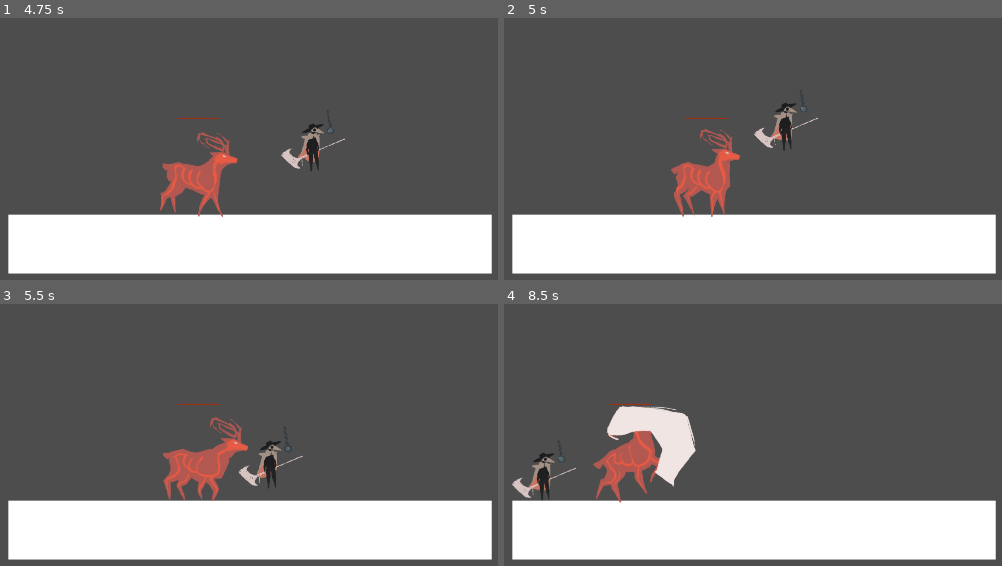
Above: before the commit, frames 1-4 (two rows, left to right).
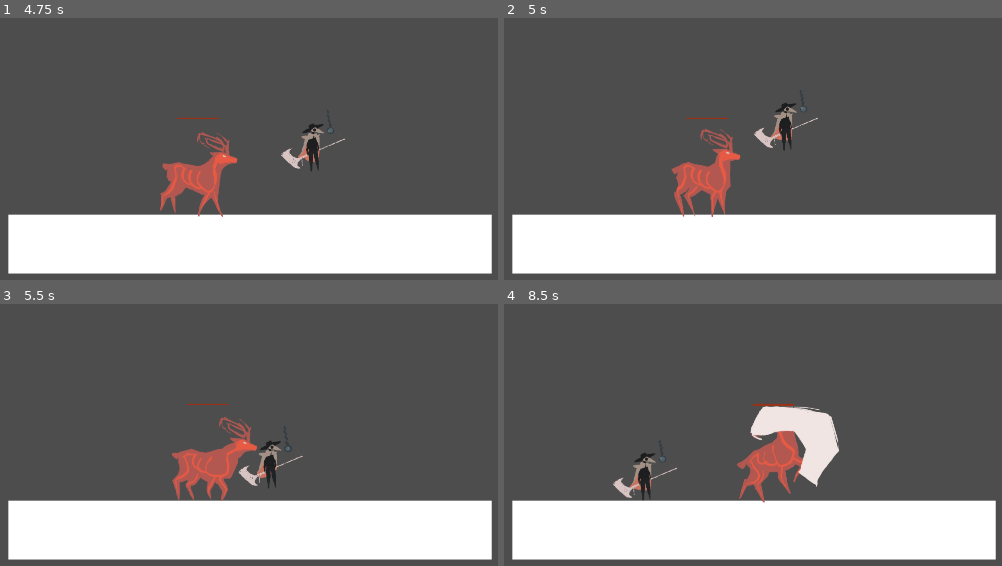
Above: after the commit, the same moments.

Repository: Vulcania/gamepathy2026
Game: Godot game, scene res://level/enemy test level.tscn
Two runs of this game, one before a commit and one after it. Both use one fixed random seed, a clock stepped at 60 frames per second and the inputs below. This scene is started directly instead of the project's main scene.
Inputs:
- Up to frame 1 (4.75 s): hold Alt (block) 0.53-1.28 s; hold D (move_right) 0.53-2.03 s; tap Space (jump) at 0.77, 1.52, 3.02, 3.77, 4.52 s; tap S (duck) at 1.35 s; hold A (move_left) 2.03-2.78 s; hold Shift (run) 2.03-2.78 s; hold D (move_right) 2.78-4.28 s; tap Alt (block) at 2.85 s; hold S (duck) 3.53-4.28 s; hold A (move_left) from 4.28 s (still down); tap Shift (run) at 4.35 s
- Up to frame 2 (5 s): keep holding A (move_left)
- Up to frame 3 (5.5 s): release A (move_left) at 5.03 s; hold D (move_right) from 5.03 s (still down); hold Alt (block) from 5.03 s (still down)
- Up to frame 4 (8.5 s): release D (move_right) at 5.78 s; release Alt (block) at 5.78 s; hold A (move_left) 5.78-7.28 s; tap S (duck) at 5.85 s; tap Space (jump) at 6.02, 6.77, 7.52 s; hold Shift (run) 6.53-7.28 s; hold D (move_right) from 7.28 s (still down); tap Alt (block) at 7.35 s; hold S (duck) from 8.03 s (still down)

Frame 1 is identical in both runs. In frame 2, 0.3% of the frame differs, in the area x 33-48%, y 38-76%; in frame 3, 2.0%; in frame 4, 9.7%, in the area x 1-68%, y 38-76%.

Commit message:
enemy speed fix (kinda)

Diff:
--- a/enemy/paper_clip_deer/paper_clip_deer.gd
+++ b/enemy/paper_clip_deer/paper_clip_deer.gd
@@ -1,6 +1,6 @@
 extends CharacterBody2D
 
-@export var speed = -80.0
+@export var speed = 120.0
 @export var current_speed = 0.0
 
 var gravity = ProjectSettings.get_setting("physics/2d/default_gravity")
--- a/enemy/paper_clip_deer/paper_clip_deer.tscn
+++ b/enemy/paper_clip_deer/paper_clip_deer.tscn
@@ -76,7 +76,7 @@
 "times": PackedFloat32Array(0, 2.2666667),
 "transitions": PackedFloat32Array(1, 1),
 "update": 0,
-"values": [0.0, -120.0]
+"values": [0.0, 120.0]
 }
 
 [sub_resource type="Animation" id="Animation_3ut8w"]
